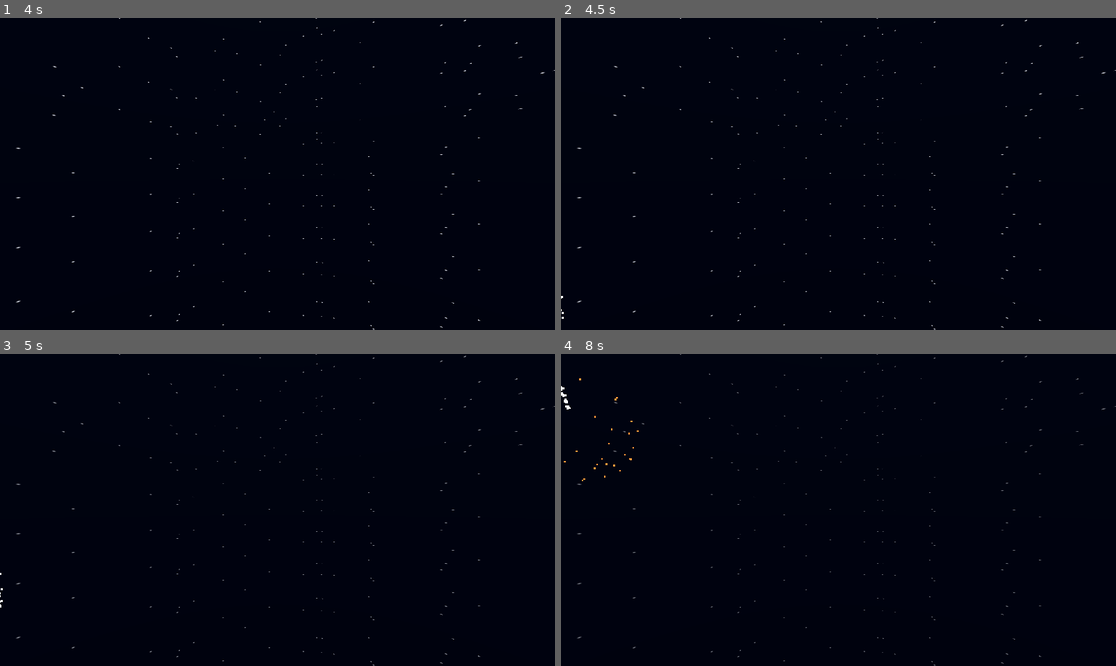
Above: before the commit, frames 1-4 (two rows, left to right).
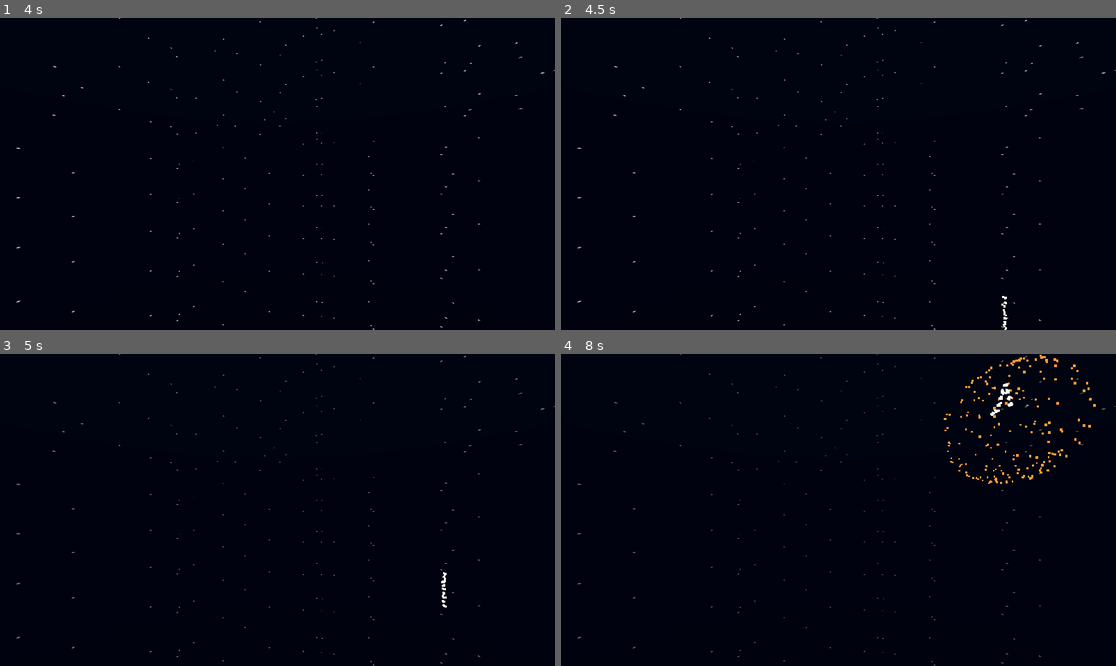
Above: after the commit, the same moments.

Repository: Generic-Wizard-DH2413/wizzyworks-graphics
Game: Godot game, scene res://scenes/testing_environment.tscn
Same seed, same stepped clock (60 frames per second), same inputs: the game is played once before the commit and once after it. The project has no main scene, so this scene is started directly.
Inputs (mouse positions are in pixels of both pictures, inside the frame that each line leads up to):
- Up to frame 1 (4 s): tap Enter at 0.5, 2, 3.5 s; move the mouse to (399, 158) at 0.52 s; tap Space at 1.25, 2.75 s; move the mouse to (166, 189) at 1.27 s; move the mouse to (333, 105) at 2.02 s; move the mouse to (249, 236) at 2.77 s; move the mouse to (444, 220) at 3.52 s
- Up to frame 2 (4.5 s): tap F (load_firework) at 4.15 s; tap Space at 4.25 s; move the mouse to (672, 127) at 4.27 s
- Up to frame 3 (5 s): no input
- Up to frame 4 (8 s): move the mouse to (866, 510) at 5.02 s; move the mouse to (755, 432) at 5.77 s; move the mouse to (960, 494) at 6.52 s; move the mouse to (727, 525) at 7.27 s

Frame 1 is identical in both runs. In frame 2, less than 0.1% of the frame differs, in the area x 0-81%, y 89-100%; in frame 3, less than 0.1%; in frame 4, 0.7%, in the area x 0-97%, y 0-42%.
Error in both runs: Attempt to call function 'copy' in base 'null instance' on a null instance. (res://scenes/json_reader.gd:23)

Commit message:
add sound and mouse position for debug

Diff:
--- a/godot-visuals/scenes/firework.tscn
+++ b/godot-visuals/scenes/firework.tscn
@@ -1,9 +1,11 @@
-[gd_scene load_steps=18 format=3 uid="uid://vgidx3jn7vv4"]
+[gd_scene load_steps=20 format=3 uid="uid://vgidx3jn7vv4"]
 
 [ext_resource type="Script" uid="uid://cis4d65h4n38g" path="res://src/firework.gd" id="1_m1txt"]
 [ext_resource type="Script" uid="uid://cgikhr0phul04" path="res://src/path.gd" id="1_rhpnd"]
+[ext_resource type="AudioStream" uid="uid://dxdqyaewgp8n" path="res://assets/sounds/fire_launch.mp3" id="3_f5mwm"]
 [ext_resource type="Script" uid="uid://cbi3u876yrrkx" path="res://src/blast.gd" id="3_iff28"]
 [ext_resource type="PackedScene" uid="uid://gmmxwftmpijy" path="res://scenes/figure.tscn" id="4_fyjda"]
+[ext_resource type="AudioStream" uid="uid://dhkcbttcjahlo" path="res://assets/sounds/firework_blast.mp3" id="6_cl4e6"]
 
 [sub_resource type="QuadMesh" id="QuadMesh_iff28"]
 
@@ -85,12 +87,15 @@
 wait_time = 2.0
 one_shot = true
 
+[node name="FireLaunch" type="AudioStreamPlayer" parent="Path"]
+stream = ExtResource("3_f5mwm")
+
 [node name="Blast" type="Node3D" parent="."]
 script = ExtResource("3_iff28")
 
 [node name="GPUParticles3D" type="GPUParticles3D" parent="Blast"]
 emitting = false
-amount = 50
+amount = 200
 lifetime = 5.0
 one_shot = true
 explosiveness = 1.0
@@ -109,5 +114,8 @@
 
 [node name="Figure" parent="Blast" instance=ExtResource("4_fyjda")]
 
+[node name="FireworkBlast" type="AudioStreamPlayer" parent="Blast"]
+stream = ExtResource("6_cl4e6")
+
 [connection signal="timeout" from="Path/PathTimer" to="." method="_on_path_timer_timeout"]
 [connection signal="timeout" from="Blast/BlastTimer" to="." method="_on_blast_timer_timeout"]
--- a/godot-visuals/src/blast.gd
+++ b/godot-visuals/src/blast.gd
@@ -19,3 +19,4 @@
 	if(figure != null):
 		figure.fire()
 	timer.start()
+	get_node("FireworkBlast").play()
--- a/godot-visuals/src/path.gd
+++ b/godot-visuals/src/path.gd
@@ -2,4 +2,5 @@
 
 func _ready():
 	var timer = get_node("PathTimer") #2s timer
+	get_node("FireLaunch").play()
 	timer.start()
--- a/godot-visuals/src/testing_environment.gd
+++ b/godot-visuals/src/testing_environment.gd
@@ -65,8 +65,8 @@
 #will instantiate fw scene and generate the fw w hardcoded starshape
 func create_firework():
 	var fw = firework.instantiate() #need to instantiate because firework is a separate scene (not a child node)
-	print(1 * half_interval)
-	fw.position = Vector3(-137,-30,0)
+	var mouse_pos_x = ((get_viewport().get_mouse_position().x)/screen_width) - 0.5
+	fw.position = Vector3(mouse_pos_x * sky_width,-30,0)
 	add_child(fw)
 	fw.generate_shape(star_points)
 
Not shown, added: godot-visuals/assets/sounds/fire_launch.mp3.import
Not shown, added: godot-visuals/assets/sounds/firework_blast.mp3.import
Not shown: 1 places in godot-visuals/scenes/testing_environment.tscn that only renumber resources
Not shown, added: godot-visuals/assets/sounds/fire_launch.mp3
Not shown, added: godot-visuals/assets/sounds/firework_blast.mp3
